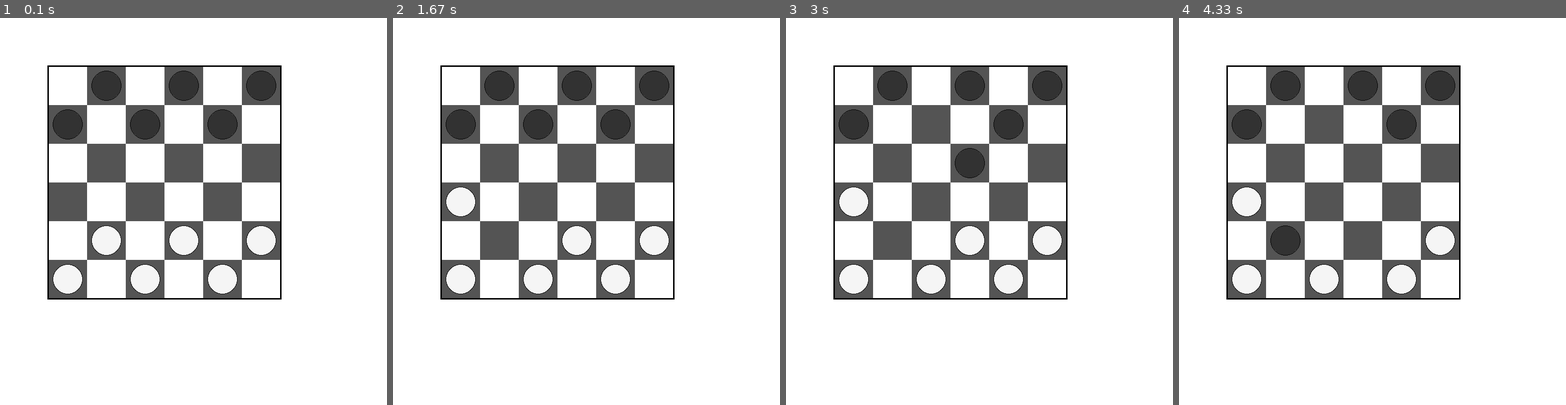
Above: before the commit, frames 1-4 (left to right).
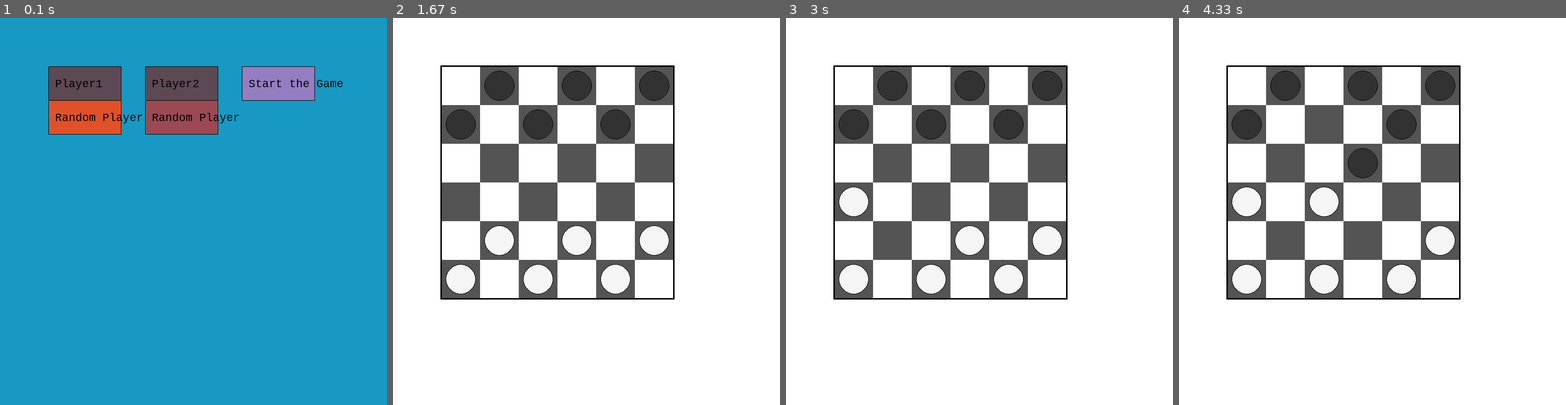
Above: after the commit, the same moments.

Repository: SujoyNath1511/csc111_final_project
Game: pygame game, started from checkers_game_eren.py
Same seed, same stepped clock (60 frames per second), same inputs: the game is played once before the commit and once after it.
Inputs (mouse positions are in pixels of both pictures, inside the frame that each line leads up to):
- Up to frame 1 (0.1 s): no input
- Up to frame 2 (1.67 s): press the mouse at (574, 118) at 0.37 s; move the mouse to (520, 211) at 0.47 s; release the mouse at (466, 304) at 0.6 s; press the mouse at (478, 118) at 0.7 s; move the mouse to (493, 95) at 0.8 s; release the mouse at (509, 72) at 0.93 s; click (671, 83) at 1.1 s, where only the run after the commit has a clickable "Start the Game"
- Up to frame 3 (3 s): press the mouse at (871, 118) at 2.2 s; move the mouse to (967, 118) at 2.3 s; release the mouse at (1064, 118) at 2.43 s
- Up to frame 4 (4.33 s): no input

The runs differ from the first frame. In frame 1, 99% of the frame differs, in the area x 0-100%, y 0-100%; in frame 2, 0.9%; in frame 3, 0.9%; in frame 4, 1.4%.

Commit message:
Add files via upload

Diff:
--- a/checkers_game_eren.py
+++ b/checkers_game_eren.py
@@ -242,12 +242,10 @@
 
 
     def get_valid_move_piece(self, piece) -> Tuple[list, bool]:
-        """Returns all the valid moves for a piece. The return is a tuple where the first index
-        contains a list of valid moves and the second is whether the returned list are capture
-        moves. Valid moves are stored as a tuple, where the first index of valid moves is the
-        initial position, the second is empty if no capture is made, otherwise, it contains the
-        position of the piece captured, and the third is the final position. The boolean in the
-        return tuple represents whether it was a capture move. """
+        """Returns all the valid moves for a piece. The valid moves are stored as a tuple,
+        where the first index is the initial position, the second is empty if no capture is made
+        otherwise, it contains the position of the piece captured, and the third is the final
+        position"""
         capture_moves = []
         non_capture_moves = []
         corners = self.get_neighbours(piece)
@@ -334,7 +332,6 @@
         else:
             move, is_continued = black.make_move(game_board, previous_move, is_continued)
 
-        # if game_board.get_valid_moves() != []: # We have to get rid of this if statement -Why are there no moves valid?
         game_board.make_move(move, screen)
 
     # alternate crowning
@@ -353,19 +350,11 @@
         if is_continued is not True:
             # Change who is current player
             game_board.is_white_move = not game_board.is_white_move
-            moves_so_far.append(move)
-            previous_move = move
             move_count += 1
 
-        # does the crowning- what we have talked
-        # if game_board.is_white_move and move[2][1] == 1:
-        #     piece = game_board.white_pieces[move[2][1]]
-        #     piece.crown_piece()
-        # elif not game_board.is_white_move and move[2][1] == 6:
-        #     # (also assuming that the piece is not already crowned)
-        #     piece = game_board.black_pieces[move[2][1]]
-        #     piece.crown_piece()
-        #
+        moves_so_far.append(move)
+        previous_move = move
+
         pygame.display.update()
         event = pygame.event.wait()
         # if event.type == pygame.QUIT:
@@ -454,8 +443,148 @@
     else:
         return (84, 84, 84)
 
+def draw_choose_players(screen: pygame.Surface) -> None:
+
+    player_types = ['Random Player']
+
+    rect_height = 70
+    rect_width = 150
+
+    screen.fill((23, 153, 195))
+    rect1 = pygame.Rect((OFFSET, OFFSET), (rect_width, rect_height))
+    pygame.draw.rect(screen, (93, 73, 83), rect1, width=0)
+    draw_text(screen, ' Player1', (OFFSET, OFFSET + rect_height // 3))
+    rect1 = pygame.Rect((OFFSET, OFFSET), (rect_width + 1, rect_height + 1))
+    pygame.draw.rect(screen, (0, 0, 0), rect1, width=1)
+
+    rect2 = pygame.Rect((3 * OFFSET, OFFSET), (rect_width, rect_height))
+    pygame.draw.rect(screen, (93, 73, 83), rect2, width=0)
+    draw_text(screen, ' Player2', (3 * OFFSET, OFFSET + rect_height // 3))
+    rect1 = pygame.Rect((3 * OFFSET, OFFSET), (rect_width + 1, rect_height + 1))
+    pygame.draw.rect(screen, (0, 0, 0), rect1, width=1)
+
+    rect3 = pygame.Rect((5 * OFFSET, OFFSET), (rect_width, rect_height))
+    pygame.draw.rect(screen, (148, 126, 193), rect3, width=0)
+    draw_text(screen, ' Start the Game', (5 * OFFSET, OFFSET + rect_height // 3))
+    rect1 = pygame.Rect((5 * OFFSET, OFFSET), (rect_width + 1, rect_height + 1))
+    pygame.draw.rect(screen, (0, 0, 0), rect1, width=1)
+
+
+    for x in range(0, len(player_types)):
+        rect = pygame.Rect((OFFSET, OFFSET + (x + 1) * rect_height), (rect_width, rect_height))
+        pygame.draw.rect(screen, (224, 81, 42), rect, width=0)
+        draw_text(screen, ' ' + player_types[x], (OFFSET, OFFSET + (x + 1) * rect_height + rect_height // 3))
+
+        #draw the edges
+        rect = pygame.Rect((OFFSET, OFFSET + (x + 1) * rect_height), (rect_width+1, rect_height+1))
+        pygame.draw.rect(screen, (0, 0, 0), rect, width=1)
+
+    for x in range(0, len(player_types)):
+        rect = pygame.Rect((3 * OFFSET, OFFSET + (x + 1) * rect_height), (rect_width, rect_height))
+        pygame.draw.rect(screen, (155, 73, 83), rect, width=0)
+        draw_text(screen, ' ' + player_types[x], (3 * OFFSET, OFFSET + (x + 1) * rect_height + rect_height // 3))
+
+        # draw the edges
+        rect = pygame.Rect((3 * OFFSET, OFFSET + (x + 1) * rect_height), (rect_width+1, rect_height+1))
+        pygame.draw.rect(screen, (0, 0, 0), rect, width=1)
+
+def choose_players() -> tuple[Player, Player]:
+
+    player1 = None
+    player2 = None
+    player1_st = ('', '', '')
+    player2_st = ('', '', '')
+    rect_height = 70
+    rect_width = 150
+    player_types = ['Random Player']
+    player_dict = {'Random Player': RandomPlayer()}
+    size = (800, 800)
+
+    allow = [pygame.MOUSEBUTTONDOWN]
+    screen = initialize_screen(size, allow)
+    draw_choose_players(screen)
+
+
+    while True:
+        draw_choose_players(screen)
+        green_box(player1_st, player2_st, screen)
+        pygame.display.update()
+        event = pygame.event.wait()
+
+        if event.type == pygame.MOUSEBUTTONDOWN:
+            green = position_to_index(event.pos)
+            print(green)
+            if green is not None:
+                if green[0] == 3 and player2 is None:
+                    player2 = player_dict[player_types[green[1]]]
+                    player2_st = (player_types[green[1]], green[0], green[1])
+                elif green[0] == 1 and player1 is None:
+                    player1 = player_dict[player_types[green[1]]]
+                    player1_st = (player_types[green[1]], green[0], green[1])
+            else:
+                if 5 * OFFSET <= event.pos[0] <= 5 * OFFSET + rect_width and OFFSET <= event.pos[1] \
+                        <= OFFSET + rect_height:
+                    # start the game
+                    if player1 is None or player2 is None:
+                        rect3 = pygame.Rect((5 * OFFSET, OFFSET), (rect_height, rect_width))
+                        pygame.draw.rect(screen, (255, 0, 0), rect3, width=0)
+                        draw_text(screen, ' Start the Game', (5 * OFFSET, OFFSET))
+                    else:
+                        return (player1, player2)
+
+        elif event.type == pygame.QUIT:
+            break
+        pygame.display.update()
+
+
+def green_box(p1: tuple, p2: tuple, screen: pygame.Surface) -> None:
+    rect_height = 70
+    rect_width = 150
+
+    if p1[2] != '':
+        rect = pygame.Rect((p1[1] * OFFSET, OFFSET + (p1[2] + 1) * rect_height),
+                           (rect_width, rect_height))
+        pygame.draw.rect(screen, (0, 255, 0), rect, width=0)
+        draw_text(screen, ' ' + p1[0], (p1[1] * OFFSET, OFFSET + (p1[2] + 1) * rect_height + rect_height // 3))
+        pygame.display.update()
+    if p2[2] != '':
+        rect = pygame.Rect((p2[1] * OFFSET, OFFSET + (p2[2] + 1) * rect_height),
+                           (rect_width, rect_height))
+        pygame.draw.rect(screen, (0, 255, 0), rect, width=0)
+        draw_text(screen, ' ' + p2[0], (p2[1] * OFFSET, OFFSET + rect_height // 3 + (p2[2] + 1) * rect_height))
+        pygame.display.update()
+
+
+def position_to_index(pos: tuple[int, int]) -> Optional[tuple[int, int]]:
+    player_types = ['Random Player']
+    rect_height = 70
+    rect_width = 150
+
+    if OFFSET + rect_height <= pos[1] <= (len(player_types) + 1) * rect_height + OFFSET and OFFSET <= pos[0] <= OFFSET + rect_width:
+        i = (pos[1] - OFFSET - rect_height) // rect_height
+        return (1, i)
+    elif OFFSET + rect_height <= pos[1] <= (len(player_types) + 1) * rect_height + OFFSET and 3 * OFFSET <= pos[0] <= 3 * OFFSET + rect_width:
+        i = (pos[1] - OFFSET - rect_height) // rect_height
+        return (3, i)
+    else:
+        return None
+
+def draw_text(screen: pygame.Surface, text: str, pos: tuple[int, int]) -> None:
+    """Draw the given text to the pygame screen at the given position.
+
+    pos represents the *upper-left corner* of the text.
+    """
+    font = pygame.font.SysFont('inconsolata', 26)
+    text_surface = font.render(text, True, THECOLORS['black'])
+    width, height = text_surface.get_size()
+    screen.blit(text_surface,
+                pygame.Rect(pos, (pos[0] + width, pos[1] + height)))
+
+
 
 if __name__ == '__main__':
-    game = run_game(RandomPlayer(), RandomPlayer())
+
+    player1, player2 = choose_players()
+    game = run_game(player1, player2)
     print('The winner:' + game[0])
     print(game[1])
